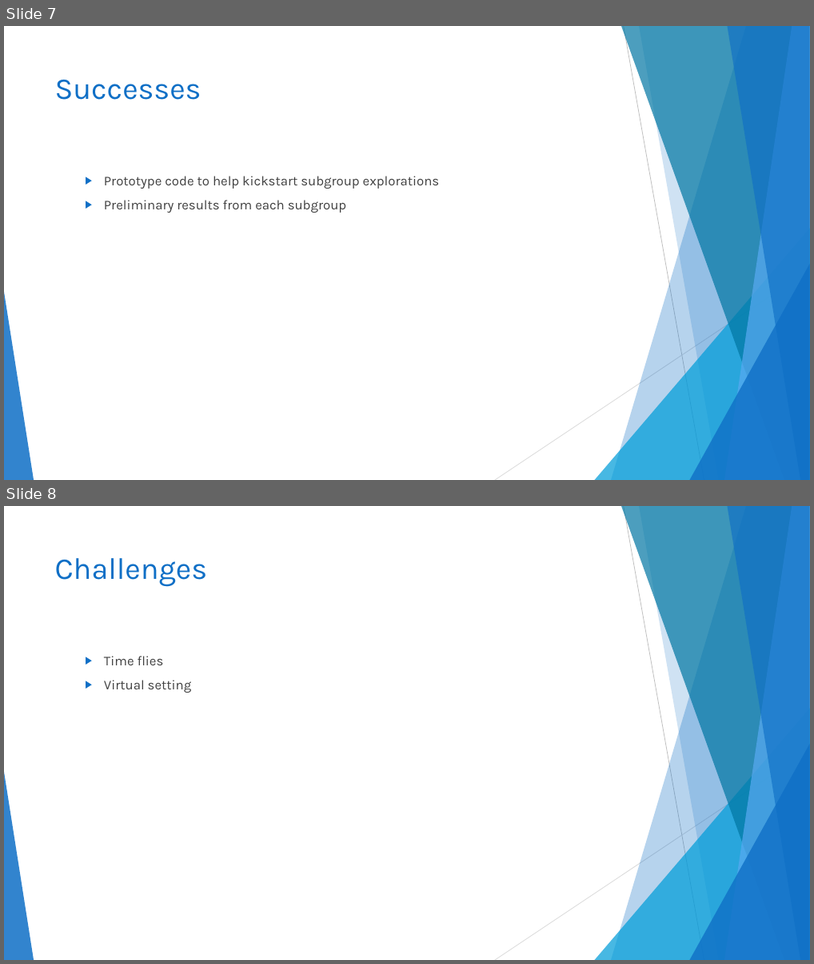
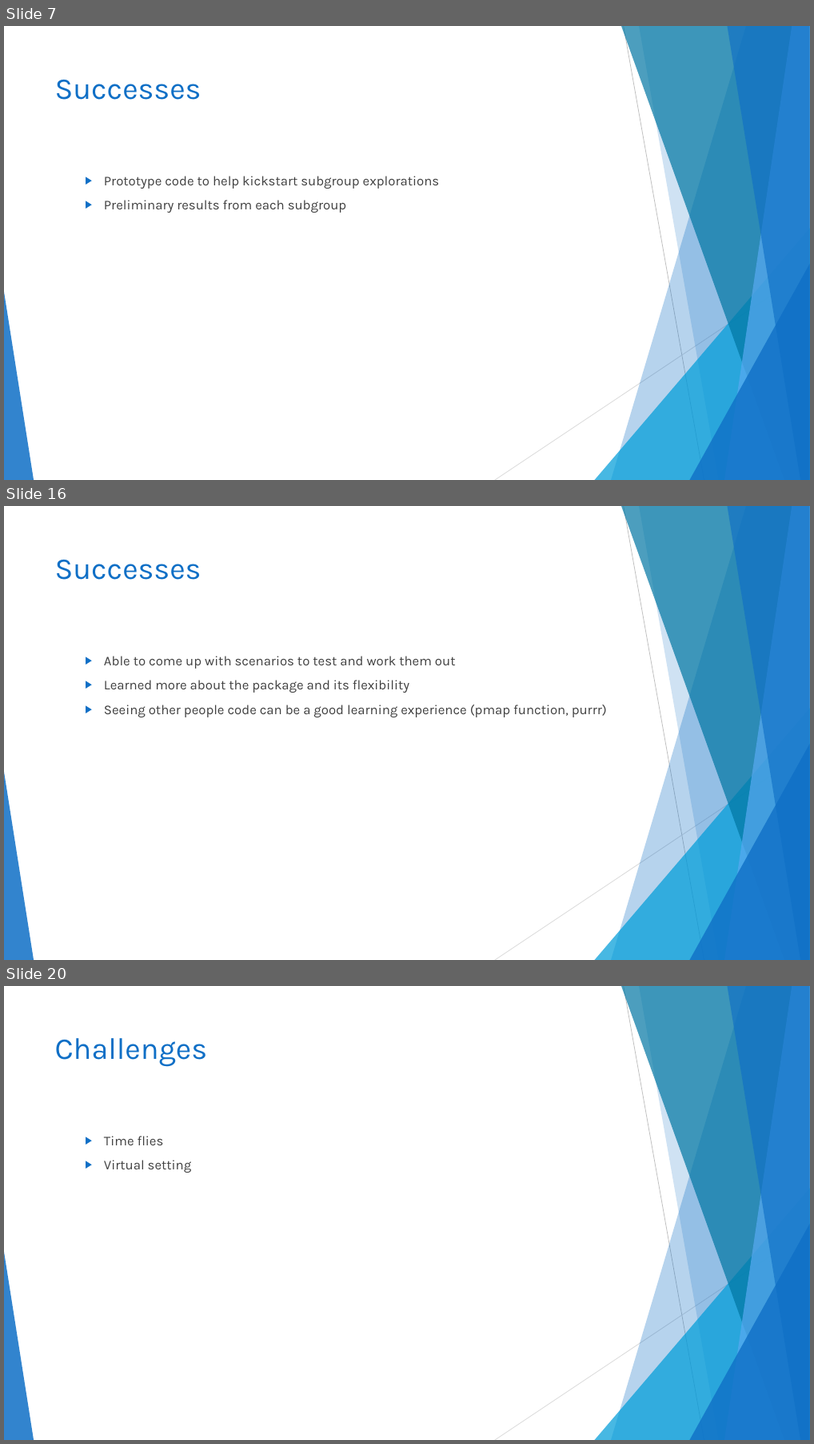
Before and after one commit to TESA-workshops/sim-geostat-survey, a slide deck: report/sim-geostat-survey-report.pptx. Shown one above the other, each under a label of ours: slides 7 and 8 before the commit, slides 7, 16 and 20 after it; the slides between them are not shown. The pictures are 814x964 and 814x1444 pixels, drawn with LibreOffice and Linux fonts; fonts in the diff are those of the drawing. Boxes give left, top, right and bottom in pixels: in the first picture for what was removed or moved away, otherwise in the second. Text is boxed around its words. In the diff, an @@ line names an element or a change of style, - is before the commit and + after.

```diff
--- a/report/sim-geostat-survey-report.pptx
+++ b/report/sim-geostat-survey-report.pptx
@@ slide 16 added at (x1=4, y1=506, x2=810, y2=960), background #FFFFFF; not listed: 10 template elements that a slide beside it also shows @@
@@ title added at (x1=55, y1=560, x2=202, y2=580), 36 pt, text #0F6FC6 @@
+Successes
@@ text added at (x1=104, y1=656, x2=607, y2=717), 16 pt, text #404040 @@
+  ▶ Able to come up with scenarios to test and work them out
+  ▶ Learned more about the package and its flexibility
+  ▶ Seeing other people code can be a good learning experience (pmap function, purrr)
@@ what was slide 8 is now slide 20 @@
```
Also in this commit, not shown: 1 slide changed, 11 other slides added.
